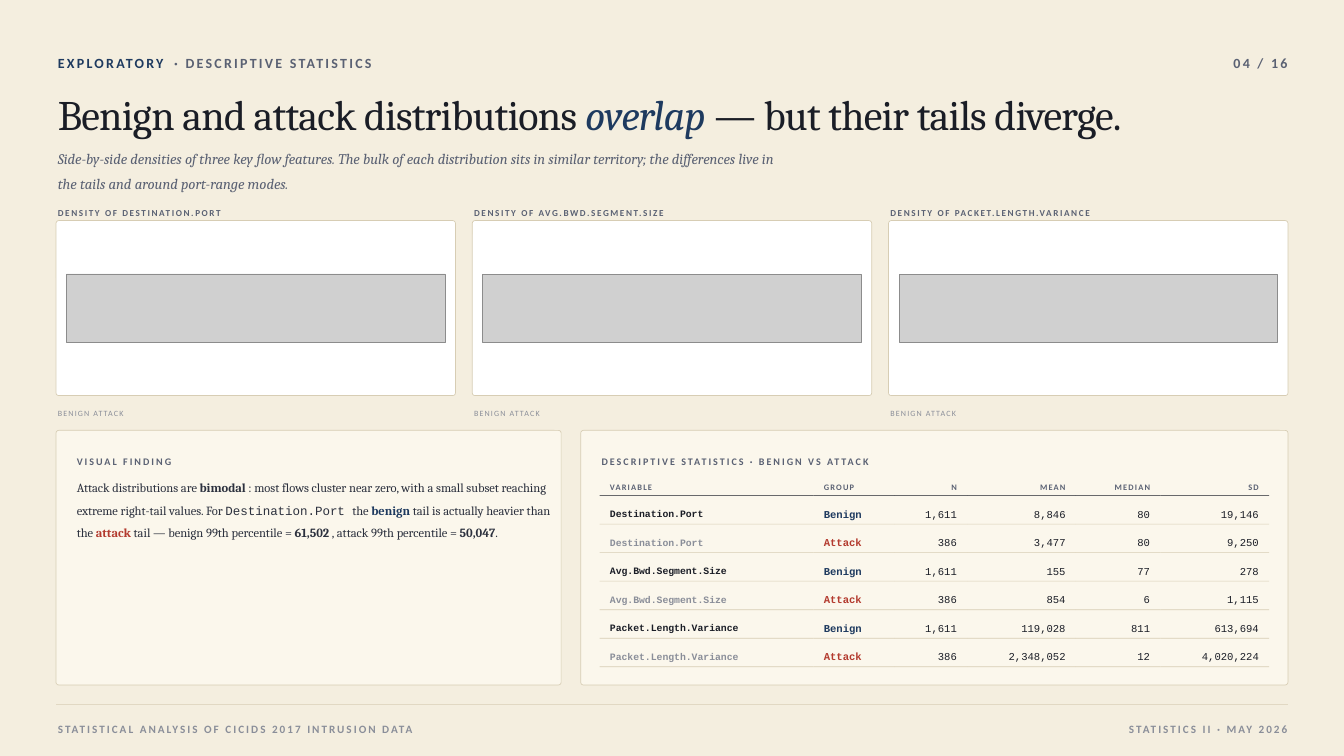
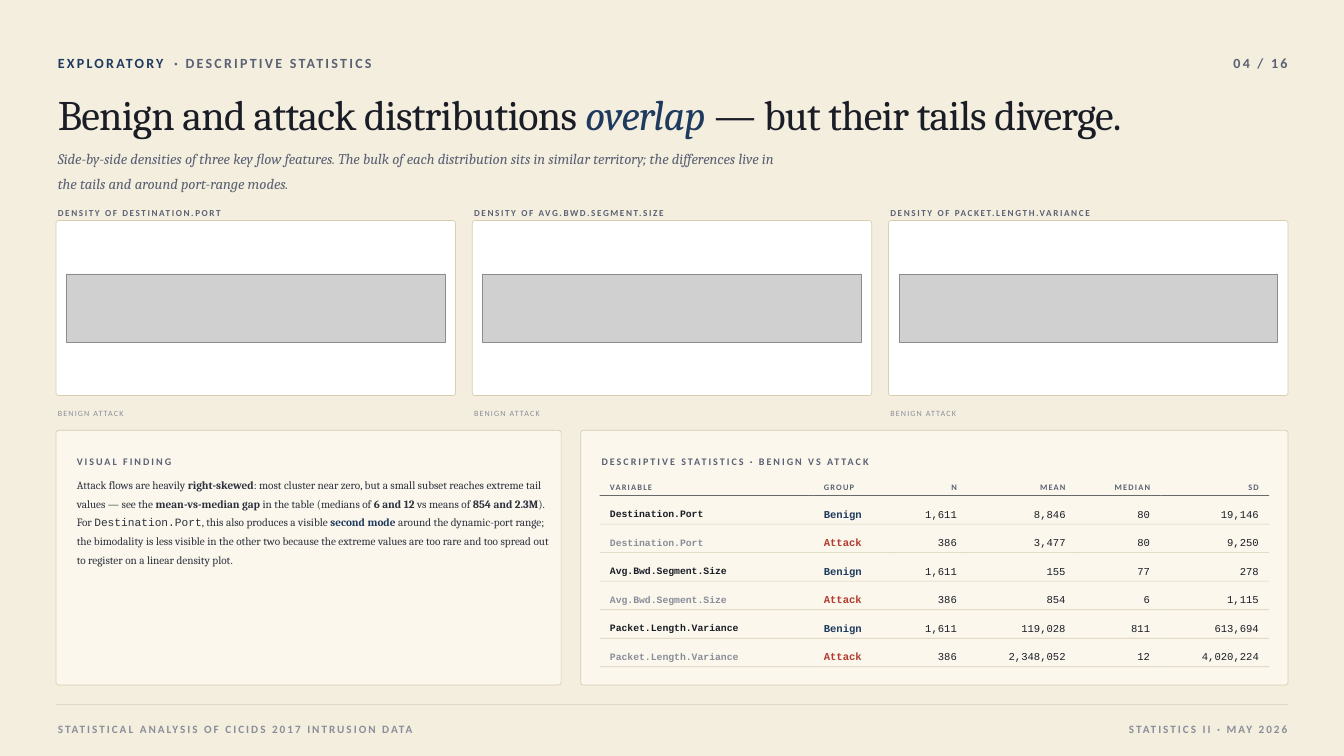
Before and after one commit to mperezfabry/MultiLinear-Regression-Analysis-on-CICIDS2017, a slide deck: slide 4 of Harold's Presentation Revisions.pptx. Drawn at 1344x756 pixels with LibreOffice and Linux fonts; fonts in the diff are those of the drawing; grey boxes stand for pictures. Boxes give left, top, right and bottom in pixels: in the first picture for what was removed or moved away, otherwise in the second. Text is boxed around its words. In the diff, an @@ line names an element or a change of style, - is before the commit and + after.

```diff
--- a/Harold's Presentation Revisions.pptx
+++ b/Harold's Presentation Revisions.pptx
@@ text at box(77, 481, 549, 567): text changed; size 13.3 to 12 pt @@
-Attack distributions are bimodal : most flows cluster near zero, with a small subset reaching extreme right-tail values. For Destination.Port the benign tail is actually heavier than the attack tail — benign 99th percentile = 61,502 , attack 99th percentile = 50,047.
+Attack flows are heavily right-skewed: most cluster near zero, but a small subset reaches extreme tail values — see the mean-vs-median gap in the table (medians of 6 and 12 vs means of 854 and 2.3M). For Destination.Port, this also produces a visible second mode around the dynamic-port range; the bimodality is less visible in the other two because the extreme values are too rare and too spread out to register on a linear density plot.
```
